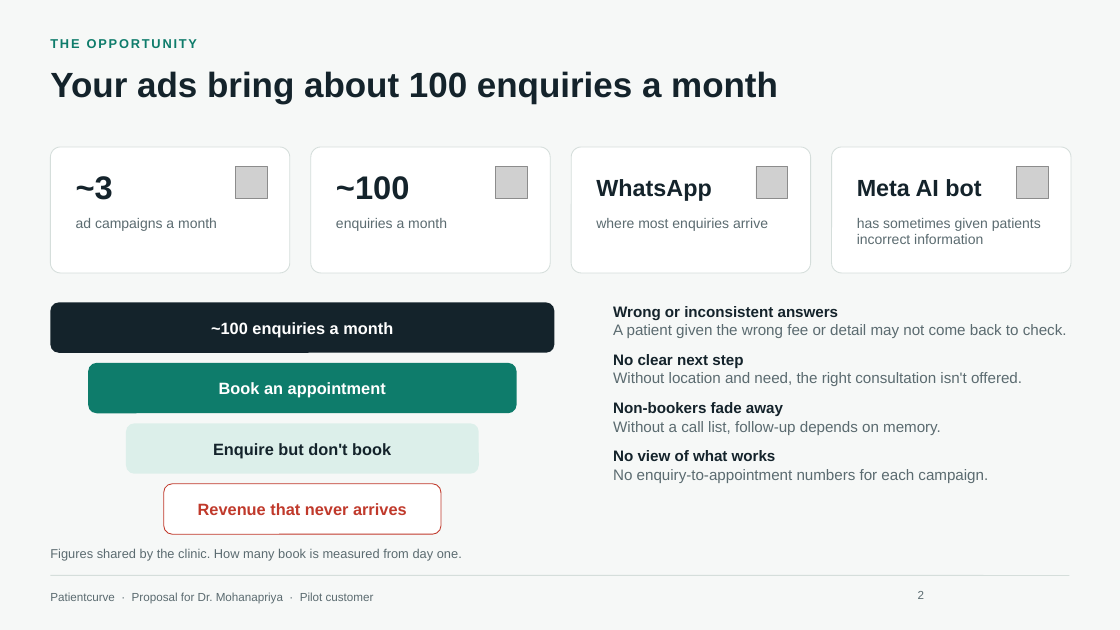
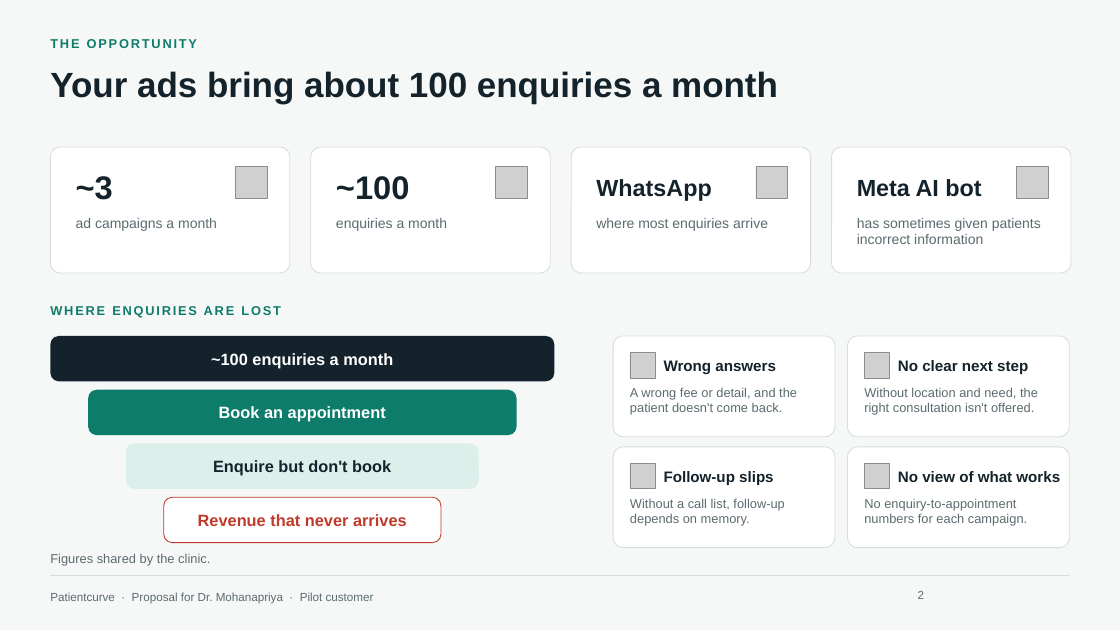
Before and after one commit to HARRISHG/staff-chat-flow, a slide deck: slide 2 of Patientcurve-Proposal-Dr-Mohanapriya.pptx. Drawn at 1120x630 pixels with LibreOffice and Linux fonts; fonts in the diff are those of the drawing; grey boxes stand for pictures; background and template pictures are left out. Boxes give left, top, right and bottom in pixels: in the first picture for what was removed or moved away, otherwise in the second. Text is boxed around its words. In the diff, an @@ line names an element or a change of style, - is before the commit and + after.

```diff
--- a/Patientcurve-Proposal-Dr-Mohanapriya.pptx
+++ b/Patientcurve-Proposal-Dr-Mohanapriya.pptx
@@ text added at <box>50,306,281,318</box>, 11 pt, text #0E7C6B, bold @@
+WHERE ENQUIRIES ARE LOST
@@ text removed at <box>613,306,1067,483</box> @@
-Wrong or inconsistent answers
-A patient given the wrong fee or detail may not come back to check.
-No clear next step
-Without location and need, the right consultation isn't offered.
-Non-bookers fade away
-Without a call list, follow-up depends on memory.
-No view of what works
-No enquiry-to-appointment numbers for each campaign.
@@ text "~100 enquiries a month": place and size @@
-text "~100 enquiries a month" at <box>211,322,393,337</box>
+text "~100 enquiries a month" at <box>211,353,393,368</box>
@@ proportions changed in 4 elements at <box>164,497,441,543</box>, <box>126,444,479,489</box>, <box>88,390,517,435</box>, <box>50,336,555,381</box> @@
@@ rounded rectangle: place and size @@
-rounded rectangle at <box>50,302,555,353</box>
+rounded rectangle at <box>50,336,555,381</box>
@@ rounded rectangle added at <box>613,336,835,437</box>, fill #FFFFFF, outline #D5DEDB 0.75 pt @@
@@ picture added at <box>630,353,655,378</box> @@
@@ rounded rectangle added at <box>848,336,1070,437</box>, fill #FFFFFF, outline #D5DEDB 0.75 pt @@
@@ picture added at <box>865,353,890,378</box> @@
@@ text added at <box>630,387,797,415</box>, 11 pt, text #5B6B70 @@
+A wrong fee or detail, and the patient doesn't come back.
@@ text added at <box>664,360,776,374</box>, 13 pt, text #14232B, bold @@
+Wrong answers
@@ text added at <box>864,387,1038,415</box>, 11 pt, text #5B6B70 @@
+Without location and need, the right consultation isn't offered.
@@ text added at <box>898,360,1028,374</box>, 13 pt, text #14232B, bold @@
+No clear next step
@@ text "Book an appointment": place and size @@
-text "Book an appointment" at <box>219,382,386,398</box>
+text "Book an appointment" at <box>219,406,386,422</box>
@@ rounded rectangle: place and size @@
-rounded rectangle at <box>88,363,517,413</box>
+rounded rectangle at <box>88,390,517,435</box>
@@ text "Enquire but don't book": place and size @@
-text "Enquire but don't book" at <box>213,443,391,458</box>
+text "Enquire but don't book" at <box>213,460,391,476</box>
@@ rounded rectangle: place and size @@
-rounded rectangle at <box>126,423,479,474</box>
+rounded rectangle at <box>126,444,479,489</box>
@@ rounded rectangle added at <box>613,447,835,548</box>, fill #FFFFFF, outline #D5DEDB 0.75 pt @@
@@ rounded rectangle added at <box>848,447,1070,548</box>, fill #FFFFFF, outline #D5DEDB 0.75 pt @@
@@ picture added at <box>630,464,655,489</box> @@
@@ text added at <box>664,471,773,485</box>, 13 pt, text #14232B, bold @@
+Follow-up slips
@@ picture added at <box>865,464,890,489</box> @@
@@ text added at <box>898,471,1060,482</box>, 13 pt, text #14232B, bold @@
+No view of what works
@@ text "Revenue that never arrives": place and size @@
-text "Revenue that never arrives" at <box>198,503,407,515</box>
+text "Revenue that never arrives" at <box>198,514,407,526</box>
@@ rounded rectangle: place and size @@
-rounded rectangle at <box>164,484,441,534</box>
+rounded rectangle at <box>164,497,441,543</box>
@@ text added at <box>630,498,784,526</box>, 11 pt, text #5B6B70 @@
+Without a call list, follow-up depends on memory.
@@ text added at <box>864,498,1027,526</box>, 11 pt, text #5B6B70 @@
+No enquiry-to-appointment numbers for each campaign.
@@ text at <box>50,553,210,565</box>: text changed @@
-Figures shared by the clinic. How many book is measured from day one.
+Figures shared by the clinic.
```
Also in this commit, not shown: 3 other slides changed, 1 other file.
